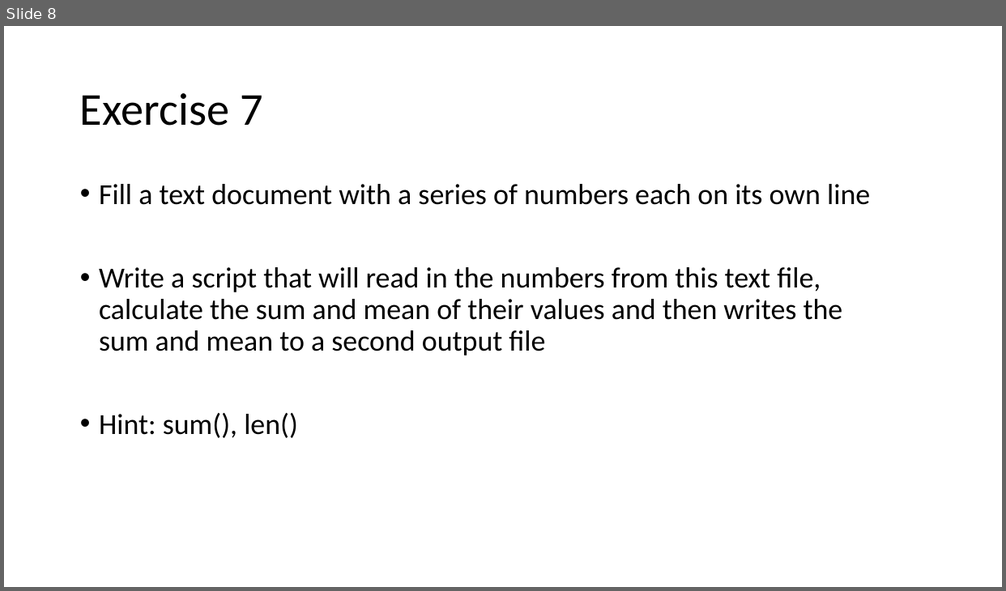
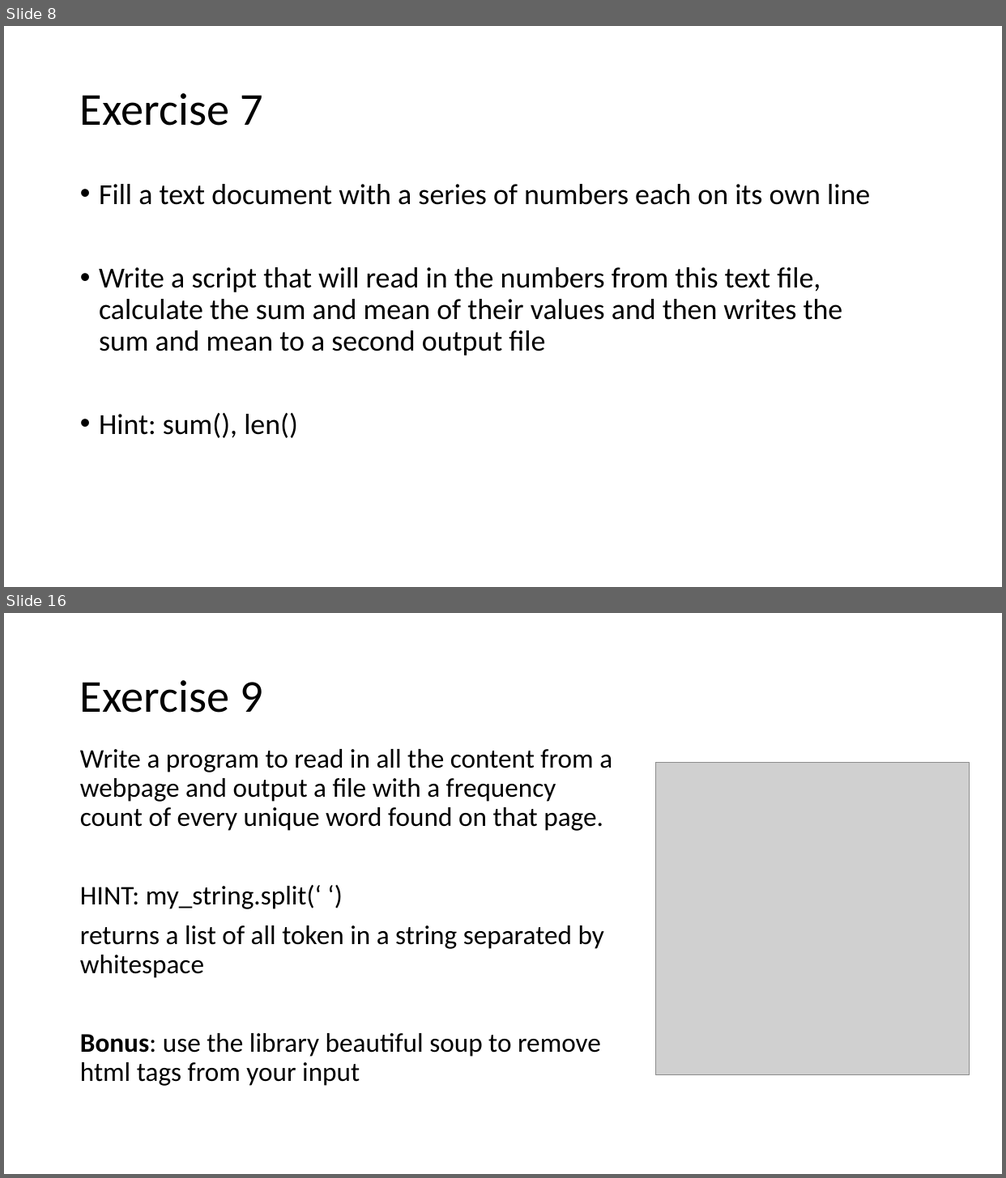
Before and after one commit to bunnylab/intropython-workshop, a slide deck: slides/day2.pptx. Shown one above the other, each under a label of ours: slide 8 before the commit, slides 8 and 16 after it; the slides between them are not shown. The pictures are 1006x591 and 1006x1178 pixels, drawn with LibreOffice and Linux fonts; fonts in the diff are those of the drawing; grey boxes stand for pictures. Boxes give left, top, right and bottom in pixels: in the first picture for what was removed or moved away, otherwise in the second. Text is boxed around its words. In the diff, an @@ line names an element or a change of style, - is before the commit and + after.

```diff
--- a/slides/day2.pptx
+++ b/slides/day2.pptx
@@ slide 16 added at (x1=4, y1=613, x2=1002, y2=1174), background #FFFFFF @@
@@ title added at (x1=80, y1=680, x2=263, y2=713), 44 pt, text #000000 @@
+Exercise 9
@@ text added at (x1=80, y1=749, x2=612, y2=1086), 25.9 pt, text #000000 @@
+Write a program to read in all the content from a webpage and output a file with a frequency count of every unique word found on that page.
+HINT: my_string.split(‘ ‘)
+returns a list of all token in a string separated by whitespace
+Bonus: use the library beautiful soup to remove html tags from your input
@@ picture added at (x1=656, y1=763, x2=969, y2=1076) @@
```
Also in this commit, not shown: 2 slides changed, 7 other slides added, 25 other files.
